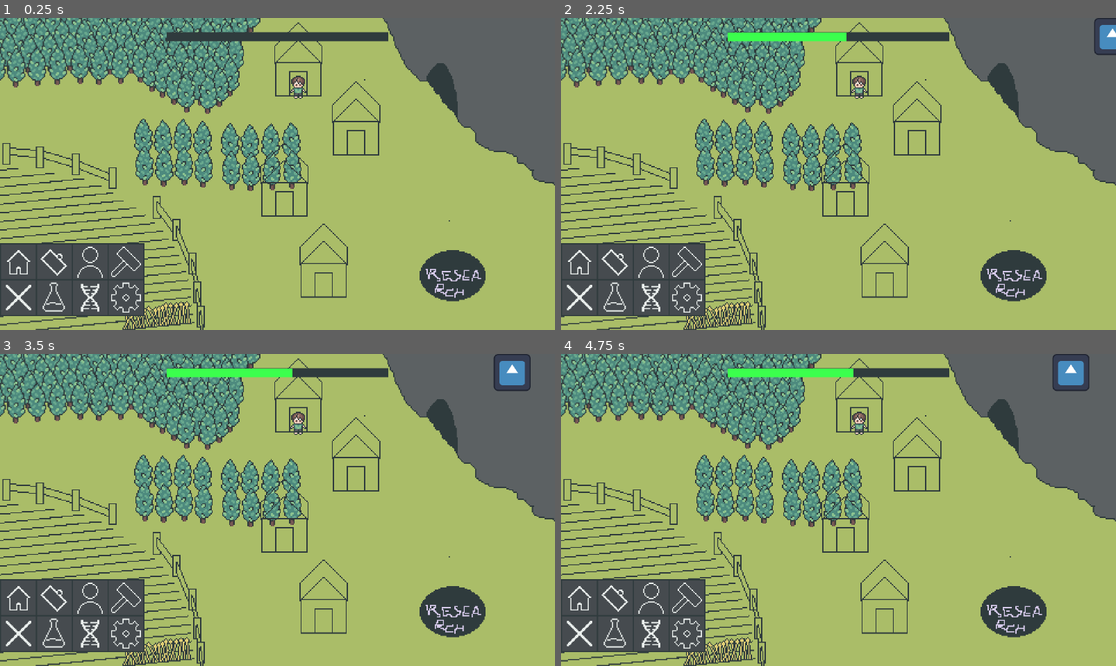
Above: before the commit, frames 1-4 (two rows, left to right).
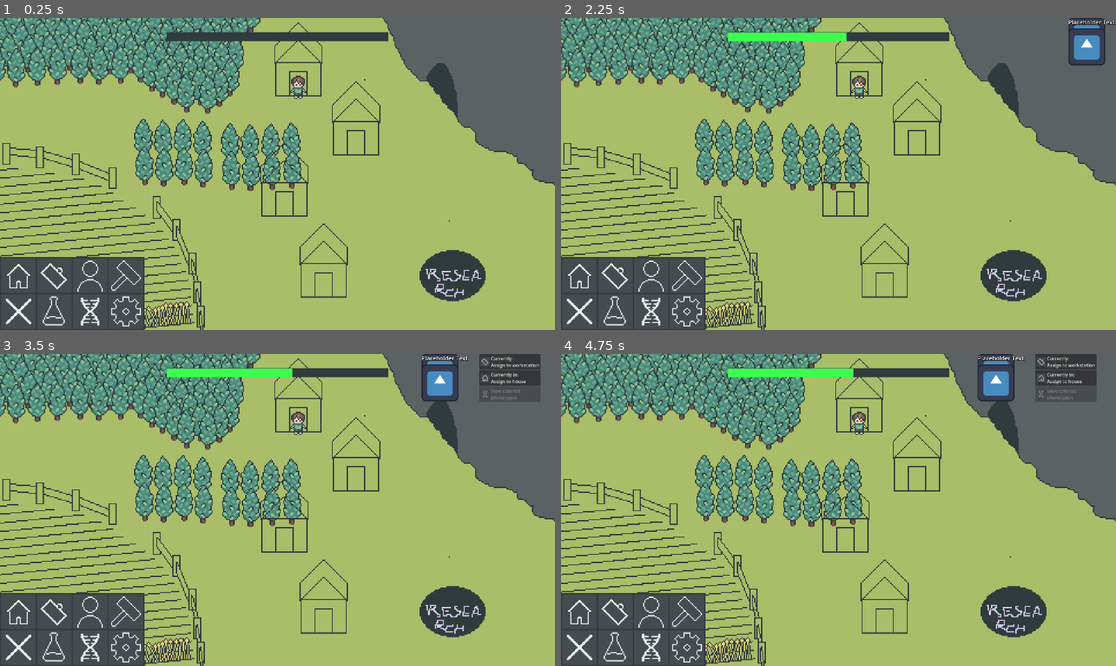
Above: after the commit, the same moments.

Repository: Lueegee1/EksamenDDU
Game: Godot game, scene res://Scenes/Root.tscn
The game is run twice, just before and just after one commit, with the same random seed, the same clock (stepped at 60 frames per second) and the same inputs. The engine's default icon, where the game draws it, is replaced by a stand-in: a white triangle on a blue panel in a dark square.
Inputs (mouse positions are in pixels of both pictures, inside the frame that each line leads up to; where the layout moved, square brackets give the same spot in the first picture):
- Up to frame 1 (0.25 s): no input
- Up to frame 2 (2.25 s): click (583, 280) [583, 267] at 0.5 s; click (622, 280) [622, 267] at 1.25 s; click (655, 280) [655, 267] at 2 s
- Up to frame 3 (3.5 s): click (133, 616) [133, 603] at 2.75 s
- Up to frame 4 (4.75 s): click (583, 653) [583, 637] at 3.5 s; click (622, 653) [622, 637] at 4.25 s

The runs differ from the first frame. In frame 1, 3.2% of the frame differs, in the area x 0-27%, y 72-100%; in frame 2, 4.3%; in frame 3, 5.2%; in frame 4, 5.2%, in the area x 0-97%, y 0-100%.

Commit message:
Menus updates

Diff:
--- /dev/null
+++ b/ddu-eksamen/Scenes/ColonistCard.gd
@@ -0,0 +1,22 @@
+extends Control
+
+
+# Called when the node enters the scene tree for the first time.
+func _ready() -> void:
+	$WorkButton.get_popup().id_pressed.connect(_on_item_pressed)
+	pass # Replace with function body.
+
+func _on_item_pressed(id) -> void:
+	var popup = $WorkButton.get_popup()
+	var index = popup.get_item_index(id)
+
+	# Uncheck all items first
+	for i in popup.item_count:
+		popup.set_item_checked(i, false)
+
+	# Check the one that was pressed
+	popup.set_item_checked(index, true)
+
+# Called every frame. 'delta' is the elapsed time since the previous frame.
+func _process(delta: float) -> void:
+	pass
--- /dev/null
+++ b/ddu-eksamen/Scenes/ColonistCard.tscn
@@ -0,0 +1,85 @@
+[gd_scene format=3 uid="uid://c51w70mvytncd"]
+
+[ext_resource type="Script" uid="uid://b3n07pplj4ao6" path="res://Scenes/ColonistCard.gd" id="1_058vy"]
+[ext_resource type="Texture2D" uid="uid://wf57ycnil5u2" path="res://icon.svg" id="1_dhpgx"]
+[ext_resource type="Texture2D" uid="uid://dkpbq1ka4kp7i" path="res://Assets/temp files/buttons/Sprite-0003-Sheet2.png" id="2_macvx"]
+[ext_resource type="Texture2D" uid="uid://dsq0jh0ac8php" path="res://Assets/temp files/buttons/Sprite-0003-Sheet1.png" id="3_dybca"]
+[ext_resource type="Texture2D" uid="uid://djnu61kuh6ddx" path="res://Assets/temp files/buttons/Sprite-0003-Sheet5.png" id="4_058vy"]
+
+[sub_resource type="LabelSettings" id="LabelSettings_dhpgx"]
+font_size = 20
+outline_size = 2
+outline_color = Color(0, 0, 0, 1)
+shadow_size = 4
+shadow_color = Color(0, 0, 0, 0.8039216)
+
+[node name="ColonistCard" type="Control" unique_id=768999311]
+layout_mode = 3
+anchors_preset = 0
+offset_right = 40.0
+offset_bottom = 40.0
+script = ExtResource("1_058vy")
+
+[node name="Sprite" type="Sprite2D" parent="." unique_id=1149236437]
+position = Vector2(64, 100)
+texture = ExtResource("1_dhpgx")
+
+[node name="Label" type="Label" parent="." unique_id=796735701]
+layout_mode = 0
+offset_right = 40.0
+offset_bottom = 23.0
+text = "Placeholder Text
+"
+label_settings = SubResource("LabelSettings_dhpgx")
+
+[node name="WorkButton" type="MenuButton" parent="." unique_id=24710806]
+layout_mode = 0
+offset_left = 200.0
+offset_right = 412.0
+offset_bottom = 54.0
+text = "Currently:
+Assign to workstation"
+icon = ExtResource("2_macvx")
+flat = false
+alignment = 0
+item_count = 2
+popup/item_0/text = "Foraging"
+popup/item_0/checkable = 1
+popup/item_0/id = 0
+popup/item_1/text = "Mining"
+popup/item_1/checkable = 1
+popup/item_1/id = 1
+
+[node name="HouseButton" type="MenuButton" parent="." unique_id=1177305686]
+layout_mode = 0
+offset_left = 200.0
+offset_top = 56.0
+offset_right = 412.0
+offset_bottom = 110.0
+text = "Currently in:
+Assign to house"
+icon = ExtResource("3_dybca")
+flat = false
+alignment = 0
+item_count = 1
+popup/item_0/text = "Foraging"
+popup/item_0/checkable = 1
+popup/item_0/id = 0
+
+[node name="GeneButton" type="MenuButton" parent="." unique_id=2046734050]
+layout_mode = 0
+offset_left = 200.0
+offset_top = 112.0
+offset_right = 412.0
+offset_bottom = 166.0
+disabled = true
+text = "View colonist
+phenetypes"
+icon = ExtResource("4_058vy")
+flat = false
+alignment = 0
+autowrap_trim_flags = 64
+item_count = 1
+popup/item_0/text = "Foraging"
+popup/item_0/checkable = 1
+popup/item_0/id = 0
--- a/ddu-eksamen/Scenes/Game.tscn
+++ b/ddu-eksamen/Scenes/Game.tscn
@@ -2,7 +2,7 @@
 
 [ext_resource type="Script" uid="uid://dwf1p31i5e803" path="res://Scripts/GameManager.gd" id="1_gl6un"]
 [ext_resource type="Script" uid="uid://btbc4hrupa1v2" path="res://Scripts/Colonist.gd" id="1_iukft"]
-[ext_resource type="Script" uid="uid://c2o6yqv04gdrn" path="res://Scenes/UI.gd" id="3_j5yw3"]
+[ext_resource type="Script" uid="uid://c2o6yqv04gdrn" path="res://Scripts/UI.gd" id="3_j5yw3"]
 [ext_resource type="Texture2D" uid="uid://dccge1esbw6pr" path="res://Assets/temp files/Happiness bar Temp.png" id="4_b2bpf"]
 [ext_resource type="Texture2D" uid="uid://gemrcnoujjvg" path="res://Assets/temp files/working template.png" id="4_kldst"]
 [ext_resource type="Texture2D" uid="uid://dsq0jh0ac8php" path="res://Assets/temp files/buttons/Sprite-0003-Sheet1.png" id="5_rajel"]
@@ -22,6 +22,7 @@
 [ext_resource type="Texture2D" uid="uid://dno26u0libpru" path="res://Assets/temp files/buttons/Sprite-0003-Sheet7.png" id="19_jn8rg"]
 [ext_resource type="Texture2D" uid="uid://bronxu1ra3c4l" path="res://Assets/temp files/buttons/Sprite-0003-Sheet-Sheet7.png" id="20_umnjm"]
 [ext_resource type="Texture2D" uid="uid://wf57ycnil5u2" path="res://icon.svg" id="21_vvhu1"]
+[ext_resource type="PackedScene" uid="uid://c51w70mvytncd" path="res://Scenes/ColonistCard.tscn" id="22_lbihj"]
 
 [node name="Main" type="Node2D" unique_id=1552147815]
 script = ExtResource("1_gl6un")
@@ -116,11 +117,32 @@
 texture_normal = ExtResource("19_jn8rg")
 texture_pressed = ExtResource("20_umnjm")
 
-[node name="RootMenu" type="TextureRect" parent="UI" unique_id=1287248992]
-offset_left = 1920.0
-offset_right = 2048.0
+[node name="RootMenu" type="Control" parent="UI" unique_id=2022202983]
+layout_mode = 3
+anchors_preset = 0
+offset_right = 40.0
+offset_bottom = 40.0
+
+[node name="BuildMenu" type="TextureRect" parent="UI/RootMenu" unique_id=2041469533]
+layout_mode = 0
+offset_right = 128.0
 offset_bottom = 128.0
 texture = ExtResource("21_vvhu1")
+
+[node name="ResearchMenu" type="TextureRect" parent="UI/RootMenu" unique_id=1538214993]
+layout_mode = 0
+offset_right = 128.0
+offset_bottom = 128.0
+texture = ExtResource("21_vvhu1")
+
+[node name="ColonistMenu" type="TextureRect" parent="UI/RootMenu" unique_id=1287248992]
+layout_mode = 0
+offset_right = 128.0
+offset_bottom = 128.0
+texture = ExtResource("21_vvhu1")
+
+[node name="ColonistCard" parent="UI/RootMenu/ColonistMenu" unique_id=768999311 instance=ExtResource("22_lbihj")]
+layout_mode = 0
 
 [node name="WorkingTemplate" type="Sprite2D" parent="." unique_id=1840243623]
 position = Vector2(578, 323)
--- a/ddu-eksamen/Scenes/UI.gd
+++ b/ddu-eksamen/Scripts/UI.gd
@@ -4,16 +4,25 @@
 @onready var bar_sprite_1 = $HappinessBar/BarSprite1
 @onready var buttons = $MenuButtons.get_children()
 @onready var root_menu = $RootMenu
+@onready var build_menu = $RootMenu/BuildMenu
+@onready var research_menu = $RootMenu/ResearchMenu
+@onready var work_menu = $RootMenu/WorkMenu
+@onready var colonist_menu = $RootMenu/ColonistMenu
+
 
 const bar_max_width = 768.0  # 2/5 of 1920
 const bar_height = 30
 const lerp_speed = 0.1
-const menu_offset = Vector2(0,0)
+const menu_offset = Vector2(0,12)
 const root_closed_pos = Vector2(1920,0)
-const root_open_pos = Vector2(1700,0)
+@warning_ignore("integer_division")
+const root_open_pos = Vector2(3*1920/4,0)
 const screen_dim = Vector2(1920, 1080)
 
 var root_open = false
+var build_open = false
+var research_open = false
+var colonist_open = false
 
 func position_elements() -> void:
 	#Bar
@@ -26,7 +35,7 @@
 	bar_sprite_1.scale=Vector2(4,4)
 	bar_sprite_1.z_index=9
 
-	#Menu Buttons
+	#Buttons
 	for button in buttons:
 		button.z_index = 8
 	buttons[0].set_position(Vector2(0, screen_dim.y/5+10-31)+menu_offset)
@@ -41,6 +50,7 @@
 	#Menus
 	for button in buttons:
 		button.pressed.connect(_on_button_pressed.bind(button))
+	root_menu.position=root_closed_pos
 
 func update_happiness_bar(delta: float) -> void:
 	var target_width = (Global.average_happiness / 100.0) * (2 * screen_dim.x / 5)
@@ -55,6 +65,7 @@
 		root_pos = root_closed_pos
 	root_menu.position = root_menu.position.lerp(root_pos, 1.0-pow(lerp_speed, delta))
 	pass
+
 
 func _ready() -> void:
 	position_elements()
@@ -73,16 +84,36 @@
 		print("button 2")
 	if button == buttons[2]:
 		print("button 3")
-		if root_open:
+		if root_open and not build_open and not research_open:
 			root_open = false
+			colonist_open = false
 		else:
 			root_open = true
+			colonist_open = true
+			build_open = false
+			research_open = false
 	if button == buttons[3]:
 		print("button 4")
+		if root_open and not colonist_open and not research_open:
+			root_open = false
+			build_open = false
+		else:
+			root_open = true
+			build_open = true
+			research_open = false
+			colonist_open = false
 	if button == buttons[4]:
 		print("button 5")
 	if button == buttons[5]:
 		print("button 6")
+		if root_open and not colonist_open and not build_open:
+			root_open = false
+			research_open = false
+		else:
+			root_open = true
+			research_open = true
+			colonist_open = false
+			build_open = false
 	if button == buttons[6]:
 		print("button 7")
 	if button == buttons[7]:
--- a/ddu-eksamen/project.godot
+++ b/ddu-eksamen/project.godot
@@ -23,6 +23,7 @@
 
 window/size/viewport_width=1920
 window/size/viewport_height=1080
+window/size/mode=3
 
 [physics]
 
Not shown, added: ddu-eksamen/Scenes/ColonistCard.gd.uid
Renamed: ddu-eksamen/Scenes/UI.gd.uid -> ddu-eksamen/Scripts/UI.gd.uid
